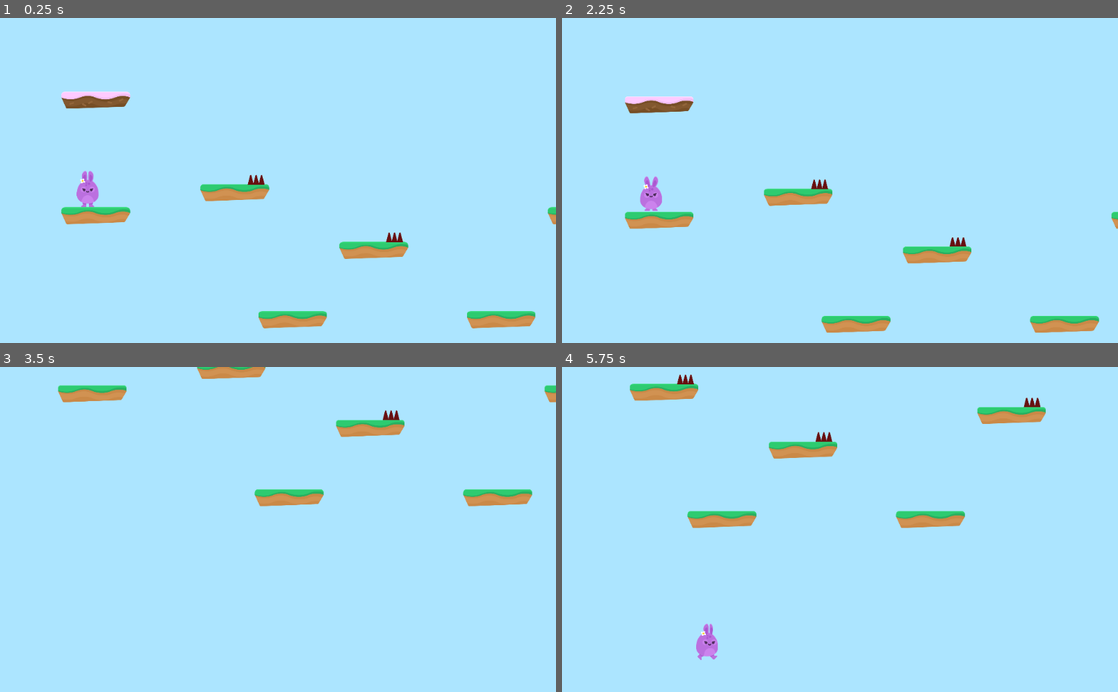
Above: before the commit, frames 1-4 (two rows, left to right).
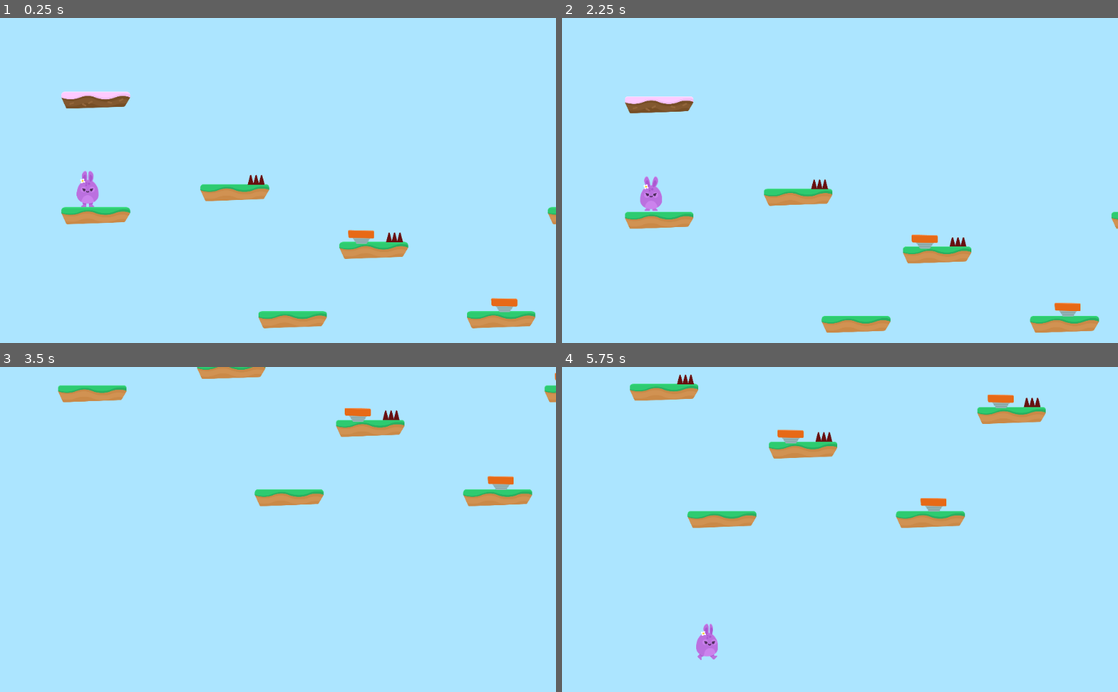
Above: after the commit, the same moments.

Repository: Vitor-Bukovitz/Hoppy-Days
Game: Godot game, scene res://Levels/Level1.tscn
Two runs of this game, one before a commit and one after it. Both use one fixed random seed, a clock stepped at 60 frames per second and the inputs below.
Inputs (mouse positions are in pixels of both pictures, inside the frame that each line leads up to):
- Up to frame 1 (0.25 s): no input
- Up to frame 2 (2.25 s): hold D (right) 0.53-2 s; tap W (jump) at 0.77, 1.52 s; click (739, 226) at 2 s
- Up to frame 3 (3.5 s): hold A (left) from 2.78 s (still down)
- Up to frame 4 (5.75 s): release A (left) at 3.53 s; hold D (right) 3.53-4.25 s; tap W (jump) at 3.77, 5.27 s; click (739, 575) at 4.25 s; hold D (right) from 5.03 s (still down)

The runs differ from the first frame. In frame 1, 0.3% of the frame differs, in the area x 62-94%, y 65-91%; in frame 2, 0.3%; in frame 3, 0.3%; in frame 4, 0.5%, in the area x 38-82%, y 8-45%.

Commit message:
jumping pads

Diff:
--- /dev/null
+++ b/Items/JumpPad.gd
@@ -0,0 +1,7 @@
+extends Area2D
+
+
+
+func _on_JumpPad_body_entered(body):
+	$AnimationPlayer.play("boost")
+	body.boost()
--- /dev/null
+++ b/Items/JumpPad.tscn
@@ -0,0 +1,55 @@
+[gd_scene load_steps=8 format=2]
+
+[ext_resource path="res://GFX/Items/spring_in.png" type="Texture" id=1]
+[ext_resource path="res://GFX/Items/spring.png" type="Texture" id=2]
+[ext_resource path="res://Items/JumpPad.gd" type="Script" id=3]
+[ext_resource path="res://GFX/Items/spring_out.png" type="Texture" id=4]
+
+[sub_resource type="SpriteFrames" id=1]
+animations = [ {
+"frames": [ ExtResource( 2 ), ExtResource( 1 ) ],
+"loop": true,
+"name": "default",
+"speed": 1.5
+}, {
+"frames": [ ExtResource( 1 ), ExtResource( 4 ) ],
+"loop": false,
+"name": "boost",
+"speed": 2.5
+} ]
+
+[sub_resource type="RectangleShape2D" id=2]
+extents = Vector2( 72.7815, 38.9477 )
+
+[sub_resource type="Animation" id=3]
+resource_name = "boost"
+length = 2.0
+tracks/0/type = "value"
+tracks/0/path = NodePath("AnimatedSprite:animation")
+tracks/0/interp = 1
+tracks/0/loop_wrap = true
+tracks/0/imported = false
+tracks/0/enabled = true
+tracks/0/keys = {
+"times": PoolRealArray( 0, 1.5, 2 ),
+"transitions": PoolRealArray( 1, 1, 1 ),
+"update": 1,
+"values": [ "boost", "boost", "default" ]
+}
+
+[node name="JumpPad" type="Area2D"]
+collision_layer = 8
+script = ExtResource( 3 )
+
+[node name="AnimatedSprite" type="AnimatedSprite" parent="."]
+frames = SubResource( 1 )
+playing = true
+
+[node name="CollisionShape2D" type="CollisionShape2D" parent="."]
+visible = false
+position = Vector2( 0.751022, 0.751038 )
+shape = SubResource( 2 )
+
+[node name="AnimationPlayer" type="AnimationPlayer" parent="."]
+anims/boost = SubResource( 3 )
+[connection signal="body_entered" from="." to="." method="_on_JumpPad_body_entered"]
--- a/Levels/Level1.tscn
+++ b/Levels/Level1.tscn
@@ -1,9 +1,10 @@
-[gd_scene load_steps=5 format=2]
+[gd_scene load_steps=6 format=2]
 
 [ext_resource path="res://Player/Player.tscn" type="PackedScene" id=1]
 [ext_resource path="res://Levels/Tileset.tres" type="TileSet" id=2]
 [ext_resource path="res://Hazards/SpikeTop.tscn" type="PackedScene" id=3]
 [ext_resource path="res://SFX/Summer_Park.ogg" type="AudioStream" id=4]
+[ext_resource path="res://Items/JumpPad.tscn" type="PackedScene" id=5]
 
 [node name="Level1" type="Node2D"]
 
@@ -27,6 +28,17 @@
 [node name="SpikeTop3" parent="Hazards" instance=ExtResource( 3 )]
 position = Vector2( 3311.74, 358.772 )
 
+[node name="JumpPads" type="Node" parent="."]
+
+[node name="JumpPad" parent="JumpPads" instance=ExtResource( 5 )]
+position = Vector2( 1976.15, 548.494 )
+
+[node name="JumpPad2" parent="JumpPads" instance=ExtResource( 5 )]
+position = Vector2( 2766.76, 925.905 )
+
+[node name="JumpPad3" parent="JumpPads" instance=ExtResource( 5 )]
+position = Vector2( 3137.66, 353.281 )
+
 [node name="BGM" type="AudioStreamPlayer" parent="."]
 stream = ExtResource( 4 )
 volume_db = -5.0
--- a/Player/Player.gd
+++ b/Player/Player.gd
@@ -7,8 +7,10 @@
 const UP = Vector2(0, -1)
 const JUMP_SPEED = 3500
 const WORLD_LIMIT = 4000
+const BOOST_MULTIPLIER = 1.5
 
 var lives = 3
+
 
 signal animate
 
@@ -62,3 +64,9 @@
 	$PainSFX.play()
 	if lives < 0:
 		end_game()
+
+
+func boost():
+	position.y -= 1
+	yield(get_tree(), "idle_frame")
+	motion.y -= JUMP_SPEED * BOOST_MULTIPLIER
--- a/Player/Player.tscn
+++ b/Player/Player.tscn
@@ -15,7 +15,7 @@
 
 [node name="Player" type="KinematicBody2D"]
 position = Vector2( 465.941, 243.206 )
-collision_mask = 6
+collision_mask = 14
 script = ExtResource( 1 )
 __meta__ = {
 "_edit_group_": true
--- a/project.godot
+++ b/project.godot
@@ -43,6 +43,7 @@
 2d_physics/layer_1="Player"
 2d_physics/layer_2="Terrain"
 2d_physics/layer_3="Hazards"
+2d_physics/layer_4="Items"
 
 [rendering]
 
